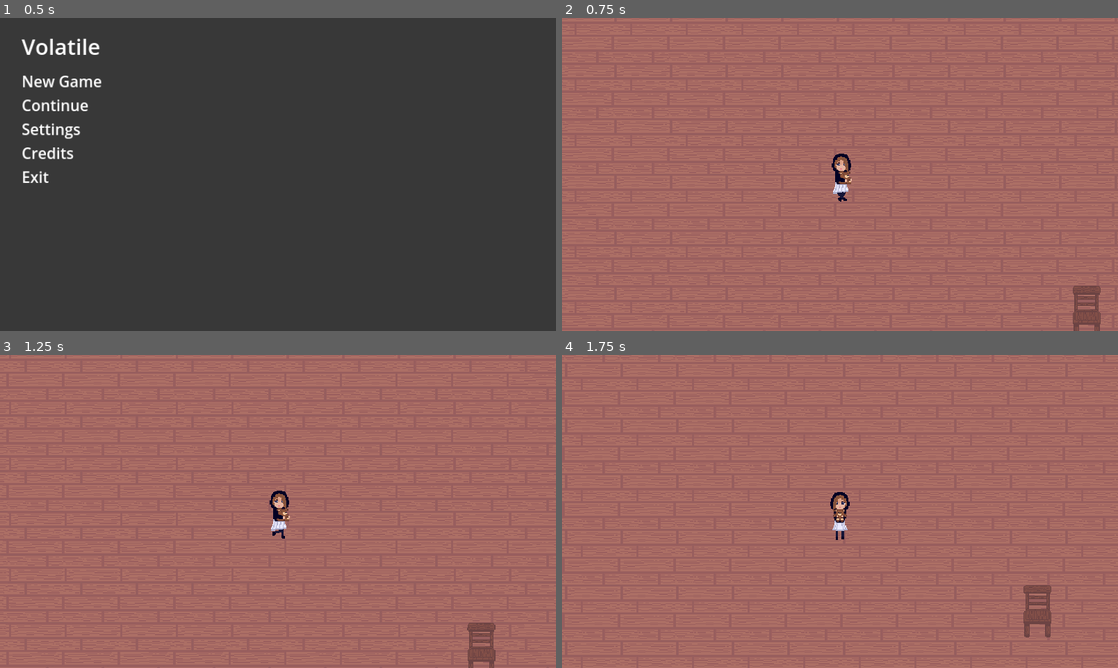
Above: before the commit, frames 1-4 (two rows, left to right).
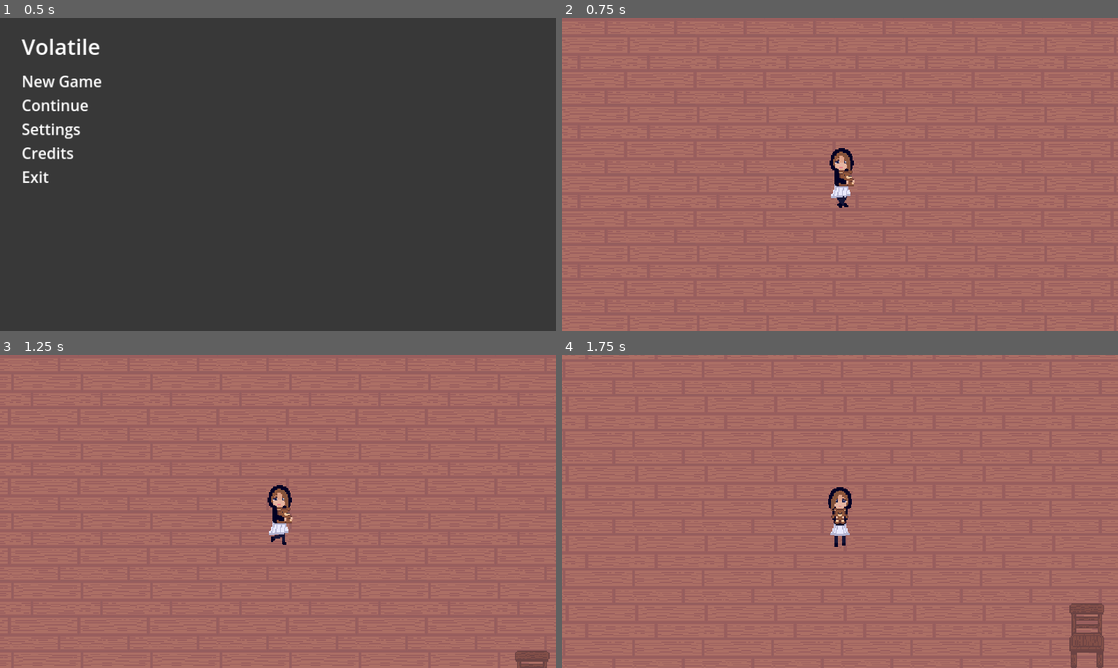
Above: after the commit, the same moments.

Repository: ioannoid/volatile-game-jam
Game: Godot game, scene res://main.tscn
Two runs of this game, one before a commit and one after it. Both use one fixed random seed, a clock stepped at 60 frames per second and the inputs below.
Inputs (mouse positions are in pixels of both pictures, inside the frame that each line leads up to):
- Up to frame 1 (0.5 s): no input
- Up to frame 2 (0.75 s): tap Enter at 0.5 s; move the mouse to (623, 80) at 0.52 s; hold D (move_right) from 0.53 s (still down); click (623, 80) at 0.67 s
- Up to frame 3 (1.25 s): keep holding D (move_right)
- Up to frame 4 (1.75 s): move the mouse to (728, 527) at 1.27 s; release D (move_right) at 1.28 s; hold S (move_down) from 1.28 s (still down)

Frame 1 is identical in both runs. In frame 2, 0.9% of the frame differs, in the area x 48-97%, y 41-100%; in frame 3, 1.2%; in frame 4, 1.9%, in the area x 47-98%, y 42-100%.

Commit message:
Camera epic

Diff:
--- a/game/camera.gd
+++ b/game/camera.gd
@@ -1,6 +1,6 @@
 extends Camera2D
 
-var room_size = Vector2(100,100)
+var room_size = Vector2(7,5)
 
 # Called when the node enters the scene tree for the first time.
 func _ready():
@@ -9,5 +9,6 @@
 
 # Called every frame. 'delta' is the elapsed time since the previous frame.
 func _process(delta):
-	position.x = clamp(get_parent().get_node("Player").position.x, 0, room_size.x)
-	position.y = clamp(get_parent().get_node("Player").position.y, 0, room_size.y)
+	var view_size = get_viewport_rect().size / get_canvas_transform().get_scale()
+	position.x = clamp(get_parent().get_node("Player").position.x, -room_size.x*64 + view_size.x/2, room_size.x*64 - view_size.x/2)
+	position.y = clamp(get_parent().get_node("Player").position.y, -room_size.y*64 + view_size.y/2, room_size.y*64 - view_size.y/2)
--- a/game/game.tscn
+++ b/game/game.tscn
@@ -150,7 +150,7 @@
 layer_0/tile_data = PackedInt32Array(-262151, 0, 0, -262150, 0, 0, -262149, 0, 0, -262148, 0, 0, -262147, 0, 0, -262146 …(1849 unchanged characters)…
 
 [node name="Camera" type="Camera2D" parent="."]
-zoom = Vector2(2, 2)
+zoom = Vector2(2.5, 2.5)
 script = ExtResource("2_n54ww")
 
 [node name="chair" type="RigidBody2D" parent="."]
Not shown, added: game/Music/volatile_buildup.mp3.import
